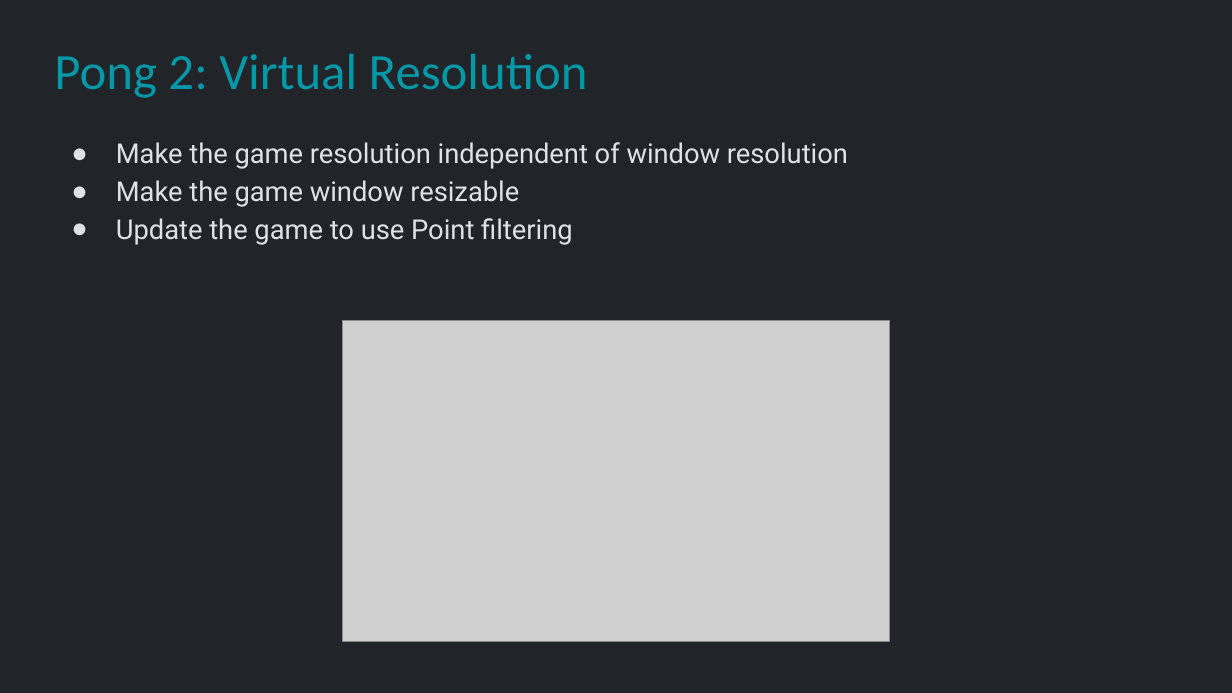
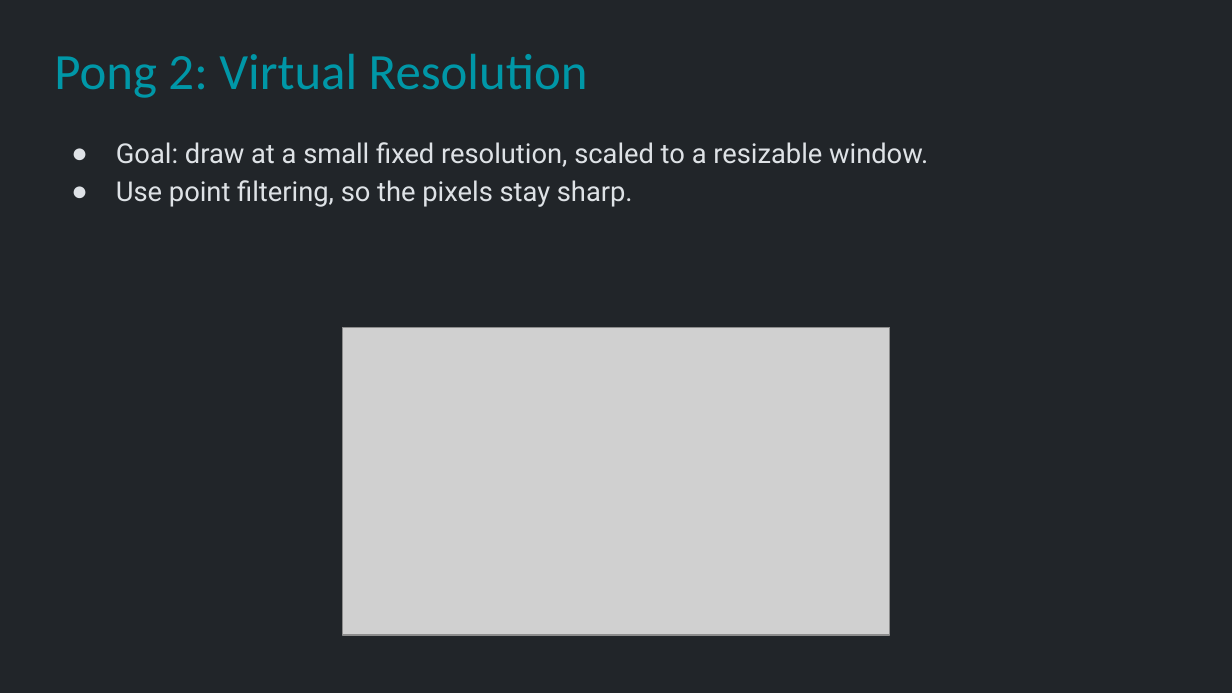
Before and after one commit to Metamate/gar, a slide deck: slide 26 of slides/01 Pong.pptx. Drawn at 1232x693 pixels with LibreOffice and Linux fonts; fonts in the diff are those of the drawing; grey boxes stand for pictures. Boxes give left, top, right and bottom in pixels: in the first picture for what was removed or moved away, otherwise in the second. Text is boxed around its words. In the diff, an @@ line names an element or a change of style, - is before the commit and + after.

```diff
--- a/slides/01 Pong.pptx
+++ b/slides/01 Pong.pptx
@@ text at (116, 142, 928, 207): text changed @@
-● Make the game resolution independent of window resolution
-● Make the game window resizable
-● Update the game to use Point filtering
+● Goal: draw at a small fixed resolution, scaled to a resizable window.
+● Use point filtering, so the pixels stay sharp.
@@ picture: place and size @@
-picture at (342, 320, 890, 642)
+picture at (342, 328, 890, 636)
```
Also in this commit, not shown: 11 other slides changed, 3 other files.
